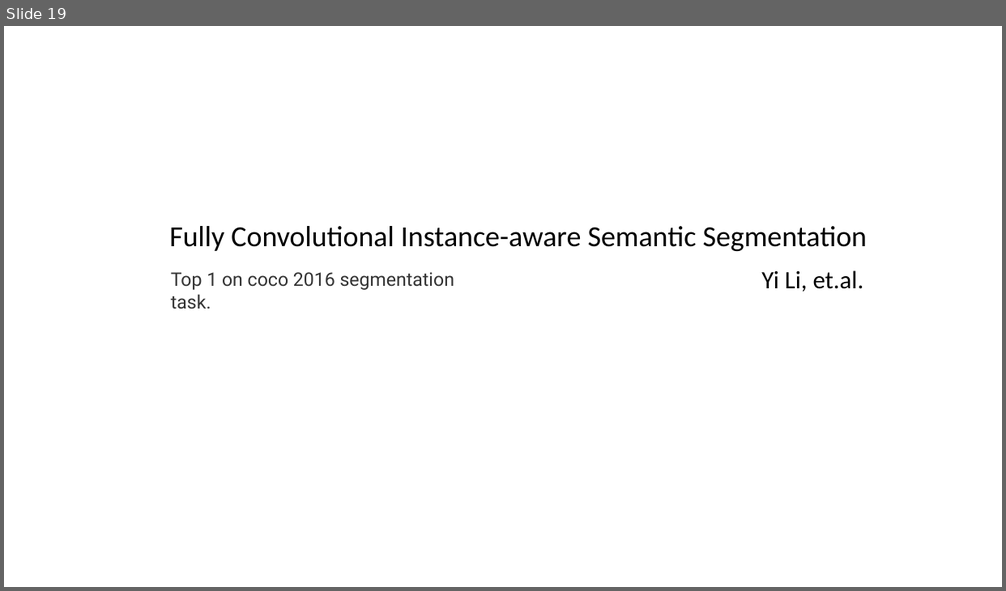
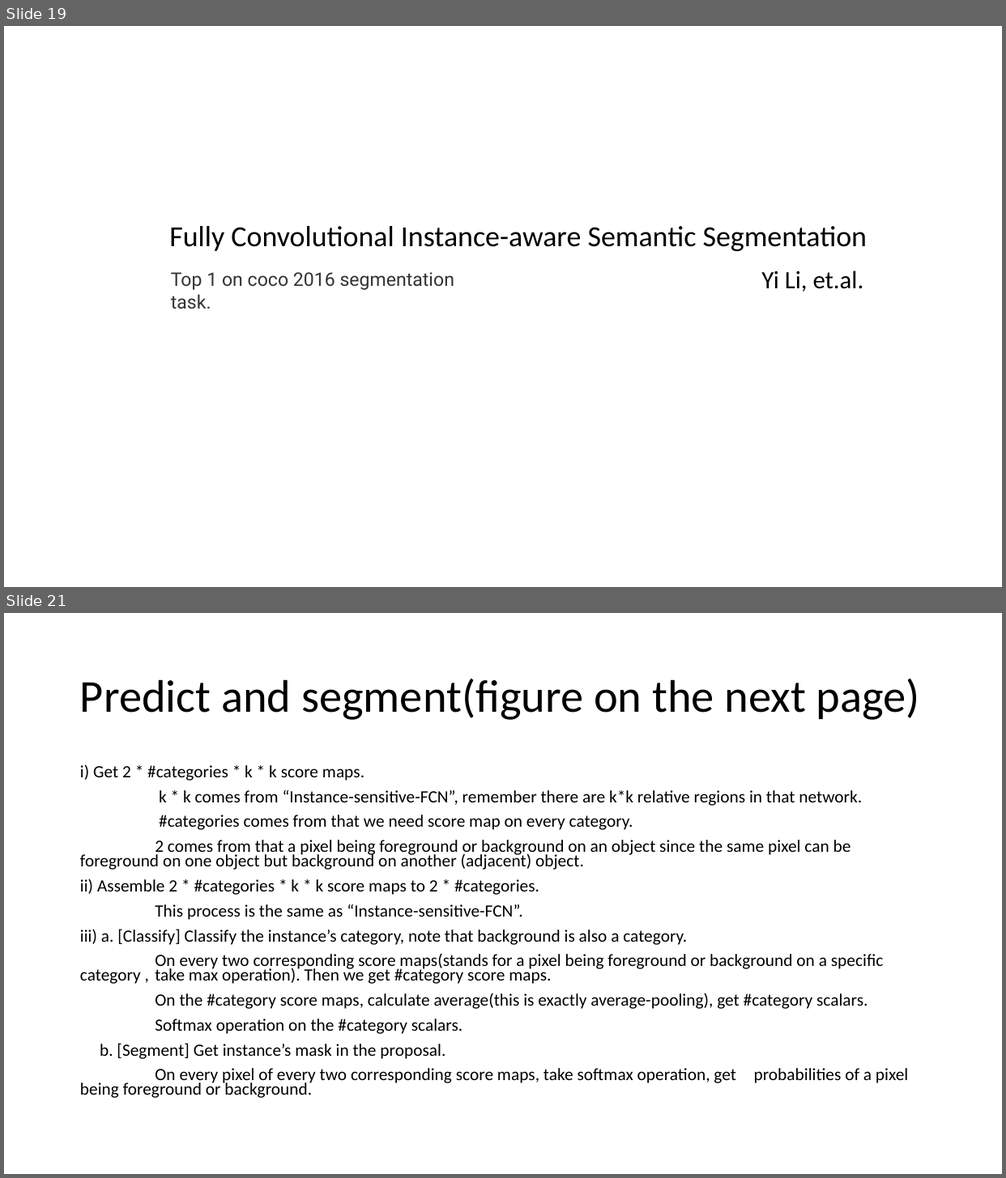
Before and after one commit to ZHAOZHIHAO/zhaozhihao.github.io, a slide deck: Image Segmentation with CNN.pptx. Shown one above the other, each under a label of ours: slide 19 before the commit, slides 19 and 21 after it; the slides between them are not shown. The pictures are 1006x591 and 1006x1178 pixels, drawn with LibreOffice and Linux fonts; fonts in the diff are those of the drawing. Boxes give left, top, right and bottom in pixels: in the first picture for what was removed or moved away, otherwise in the second. Text is boxed around its words. In the diff, an @@ line names an element or a change of style, - is before the commit and + after.

Commit message:
Modify Image segmentation with CNN

```diff
--- a/Image Segmentation with CNN.pptx
+++ b/Image Segmentation with CNN.pptx
@@ slide 21 added at (4,613,1002,1174), background #FFFFFF @@
@@ title added at (80,679,920,720), 44 pt, text #000000 @@
+Predict and segment(figure on the next page)
@@ text added at (80,764,908,1098), 16.6 pt, text #000000 @@
+i) Get 2 * #categories * k * k score maps.
+k * k comes from “Instance-sensitive-FCN”, remember there are k*k relative regions in that network.
+#categories comes from that we need score map on every category.
+2 comes from that a pixel being foreground or background on an object since the same pixel can be foreground on one object but background on another (adjacent) object.
+ii) Assemble 2 * #categories * k * k score maps to 2 * #categories.
+This process is the same as “Instance-sensitive-FCN”.
+iii) a. [Classify] Classify the instance’s category, note that background is also a category.
+On every two corresponding score maps(stands for a pixel being foreground or background on a specific category , take max operation). Then we get #category score maps.
+On the #category score maps, calculate average(this is exactly average-pooling), get #category scalars.
+Softmax operation on the #category scalars.
+b. [Segment] Get instance’s mask in the proposal.
+On every pixel of every two corresponding score maps, take softmax operation, get probabilities of a pixel being foreground or background.
```
Also in this commit, not shown: 3 slides changed, 1 other slide added, 1 slide removed.
